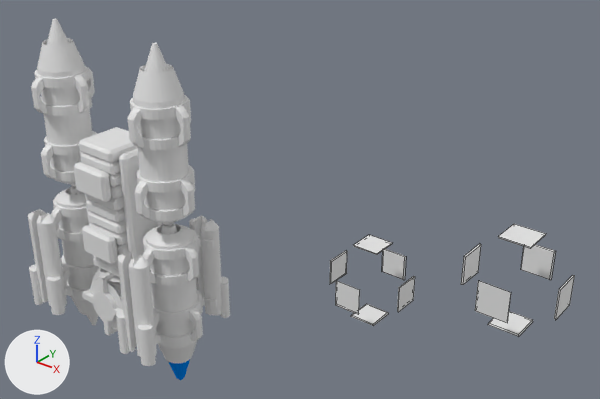
A saved change to the Blender file blender/Ship.blend.
Camera for both pictures: a 50 mm lens placed at (8.71, -6.76, 5.25), pointed at (2.77, 0.66, 0.65). Arrows for +X, +Y and +Z are at lower left; the lights stay in place. Mesh edges are drawn as thin lines on the coarser meshes.
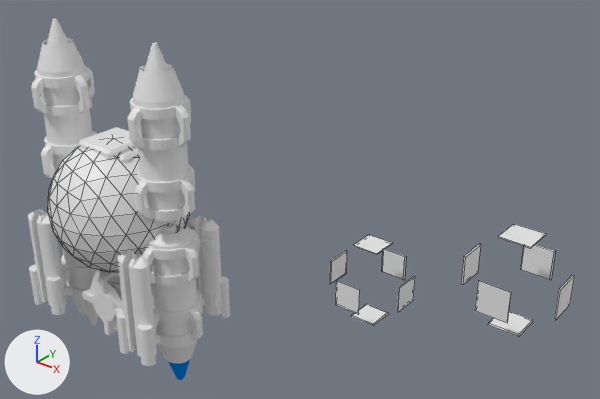
Pixel boxes [x1, y1, x2, y2] of what changed, in the pictures (600 x 399 px):
```json
{"object": "Icosphere", "change": "added", "after": [48, 138, 189, 272]}
{"object": "Cube.004", "change": "unchanged, covered by the edit", "before": [74, 127, 162, 277], "after": [79, 127, 138, 277]}
```

Edits to the scene script, one JSON object a line:
```json
{"op": "add", "block": "me_deflector", "code": ["me_deflector = bpy.data.meshes.new('Deflector')", "me_deflector.from_pydata(...)  # an icosphere of 320 faces spanning x -1.0..1.0, y -1.0..1.0, z -1.0..1.0"]}
{"op": "add", "block": "ob_icosphere", "code": ["ob_icosphere = bpy.data.objects.new('Icosphere', me_deflector)", "ob_icosphere.location = (0.0, 0.0, 0.0)"]}
```
